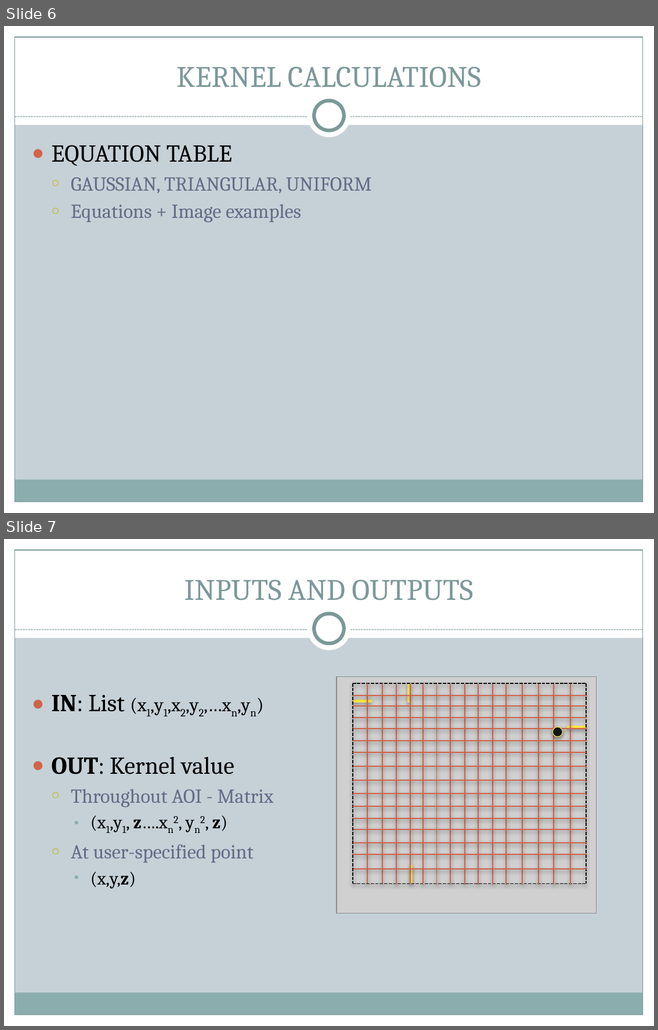
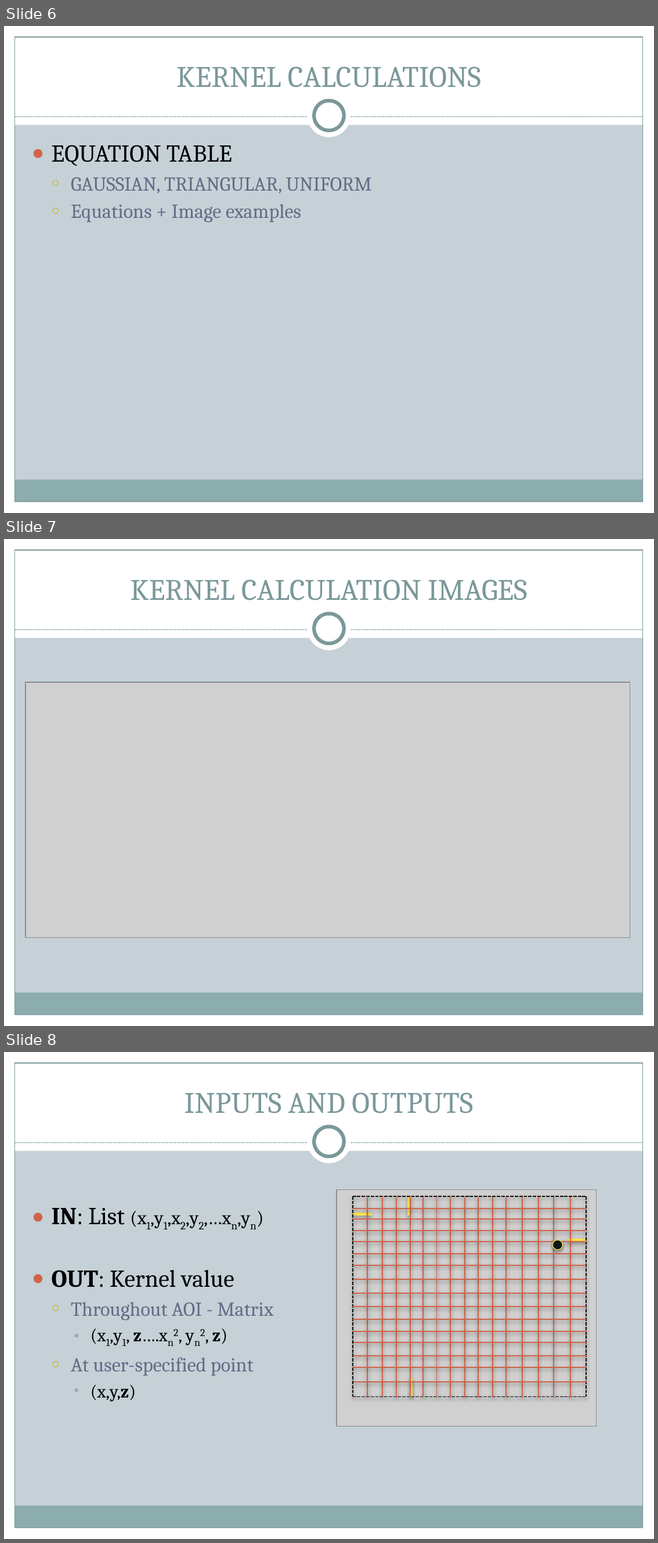
Before and after one commit to jreades/starspy, a slide deck: kernel/kernel/Kernel_Density.pptx. Shown one above the other, each under a label of ours: slides 6 and 7 before the commit, slides 6, 7 and 8 after it. The pictures are 658x1030 and 658x1543 pixels, drawn with LibreOffice and Linux fonts; fonts in the diff are those of the drawing; grey boxes stand for pictures. Boxes give left, top, right and bottom in pixels: in the first picture for what was removed or moved away, otherwise in the second. Text is boxed around its words. In the diff, an @@ line names an element or a change of style, - is before the commit and + after.

```diff
--- a/kernel/kernel/Kernel_Density.pptx
+++ b/kernel/kernel/Kernel_Density.pptx
@@ slide 7 added at [4, 539, 654, 1026], background #C5D1D7; not listed: 9 template elements that a slide beside it also shows @@
@@ title added at [130, 580, 527, 600], 33 pt, text #7C999A @@
+KERNEL CALCULATION IMAGES
@@ picture added at [25, 683, 630, 938] @@
@@ what was slide 7 is now slide 8 @@
```
Also in this commit, not shown: 4 other slides added.
